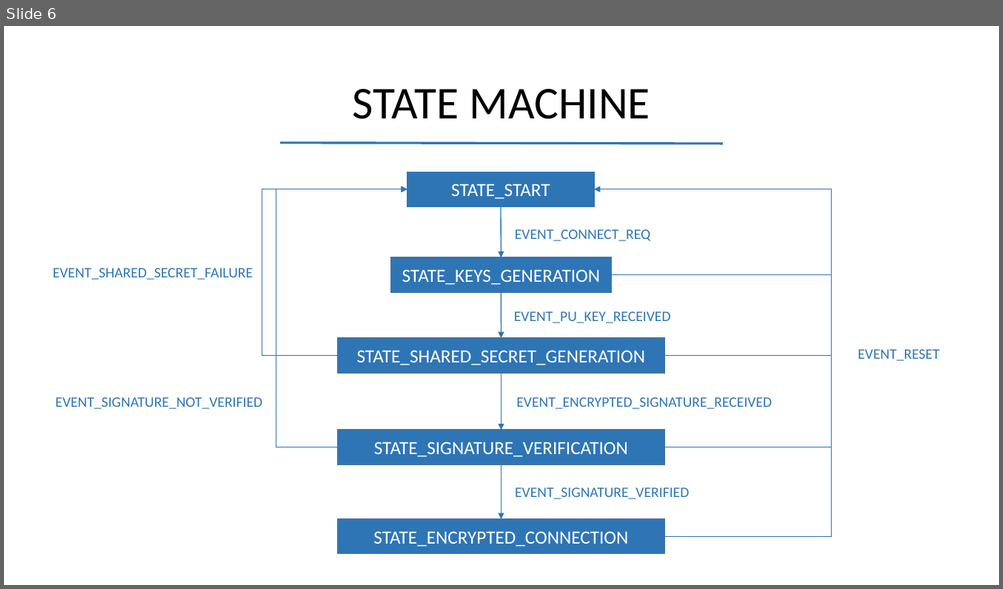
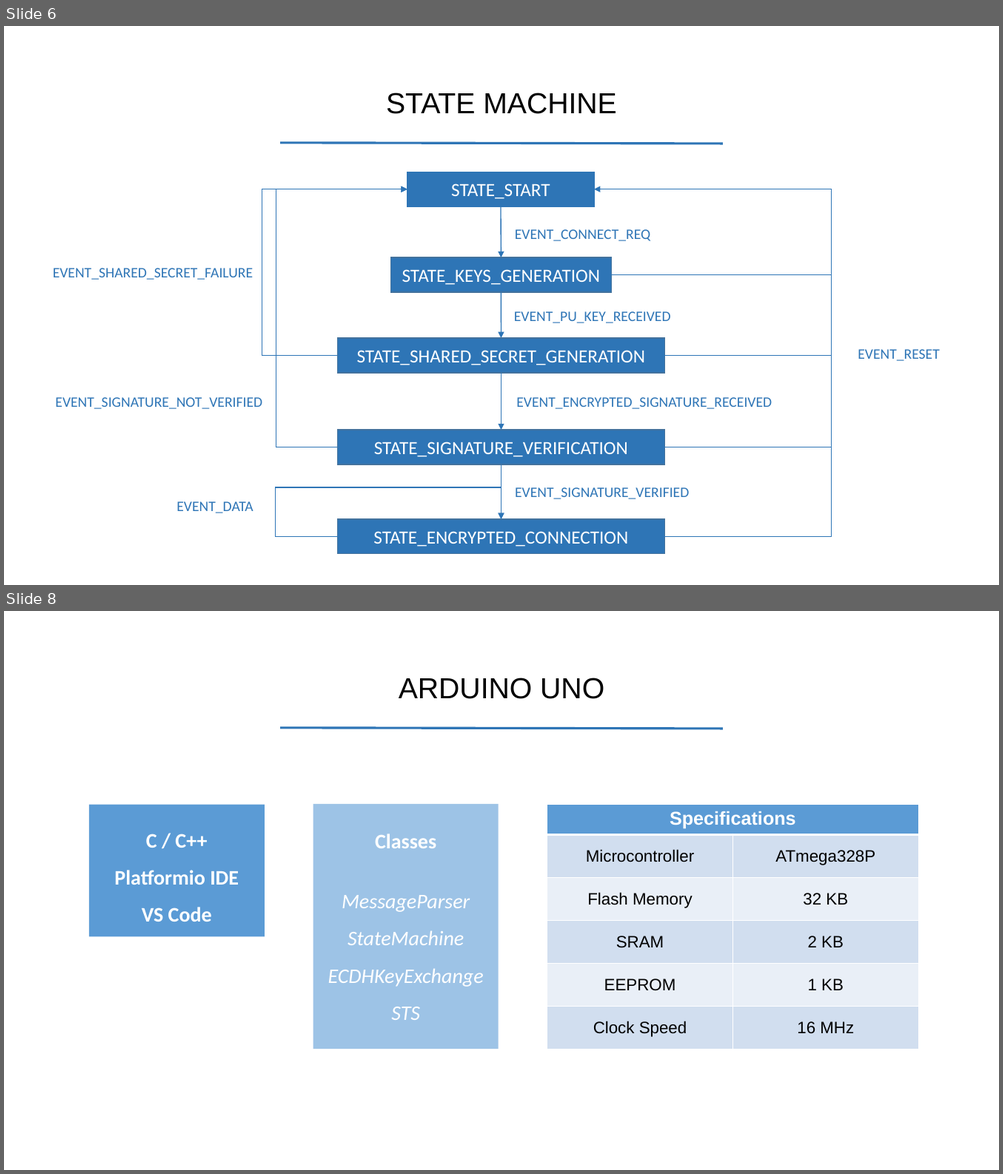
Before and after one commit to m-peko/SecureBLE, a slide deck: docs/SecureBLE.pptx. Shown one above the other, each under a label of ours: slide 6 before the commit, slides 6 and 8 after it; the slides between them are not shown. The pictures are 1003x589 and 1003x1174 pixels, drawn with LibreOffice and Linux fonts; fonts in the diff are those of the drawing. Boxes give left, top, right and bottom in pixels: in the first picture for what was removed or moved away, otherwise in the second. Text is boxed around its words. In the diff, an @@ line names an element or a change of style, - is before the commit and + after.

Commit message:
Add AES256 and SHA256 lib classes and pdate docs

```diff
--- a/docs/SecureBLE.pptx
+++ b/docs/SecureBLE.pptx
@@ slide 8 added at <box>4,611,999,1170</box>, background #FFFFFF @@
@@ text added at <box>398,678,604,699</box>, 28 pt, text #000000 @@
+ARDUINO UNO
@@ line added from (280, 728) to (723, 729), #2E75B6 2.25 pt @@
@@ rectangle added at <box>89,804,264,937</box>, fill #5B9BD5, 20 pt, text #FFFFFF, bold @@
+C / C++
+Platformio IDE
+VS Code
@@ rectangle added at <box>313,804,498,1050</box>, fill #9DC3E6, 20 pt, text #FFFFFF, italic @@
+Classes
+MessageParser
+StateMachine
+ECDHKeyExchange
+STS
@@ table added at <box>547,804,919,1050</box>, 6 rows, 2 columns @@
+Specifications | 
+Microcontroller | ATmega328P
+Flash Memory | 32 KB
+SRAM | 2 KB
+EEPROM | 1 KB
+Clock Speed | 16 MHz
@@ slide 6 changed as well @@
@@ text "STATE MACHINE" at <box>386,93,617,114</box>: size 44 to 28 pt, font Calibri to Arial @@
@@ elbow arrow added from (338, 537) to (501, 520), #2E75B6 1 pt @@
@@ text added at <box>176,502,253,514</box>, 14 pt, text #2E75B6 @@
+EVENT_DATA
```
Also in this commit, not shown: 7 other slides changed, 3 other slides added, 15 other files.
